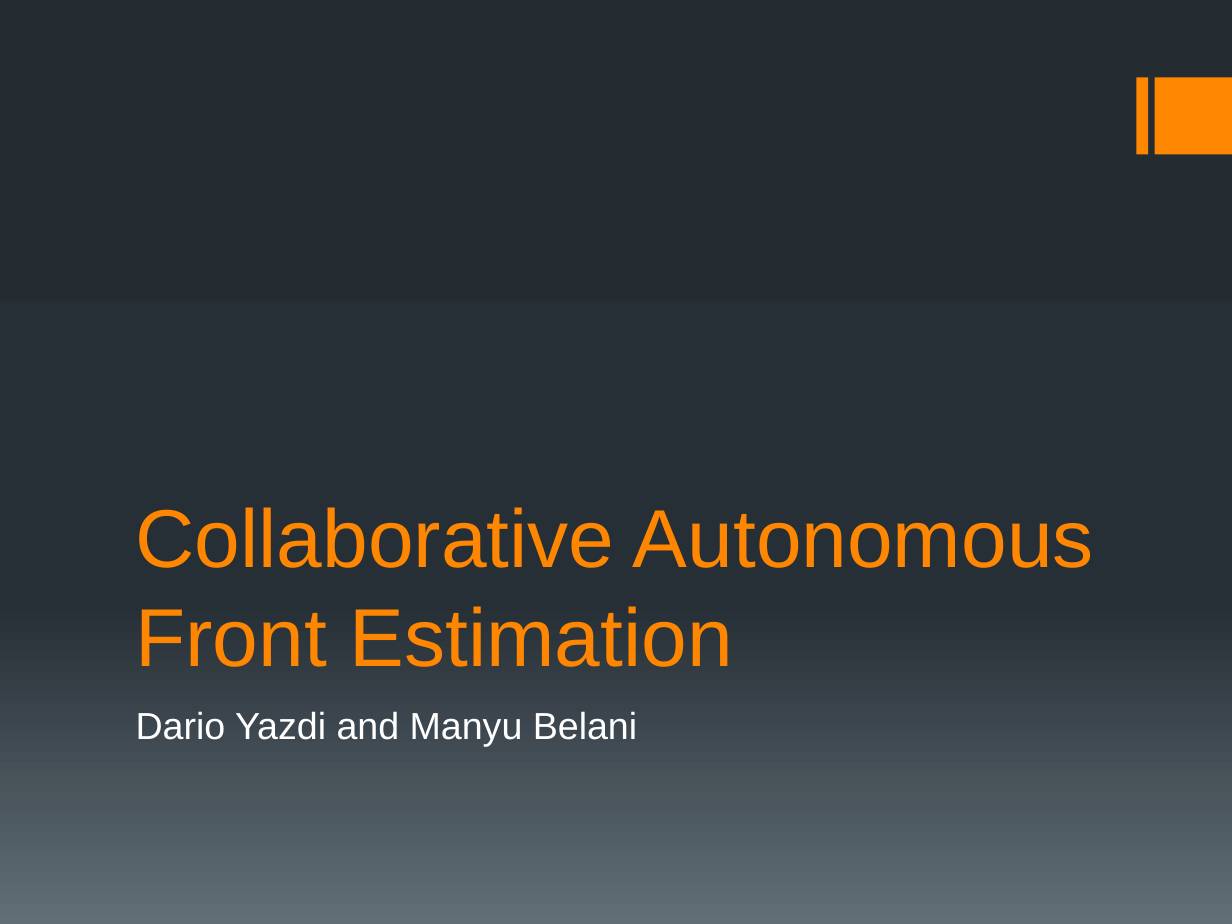
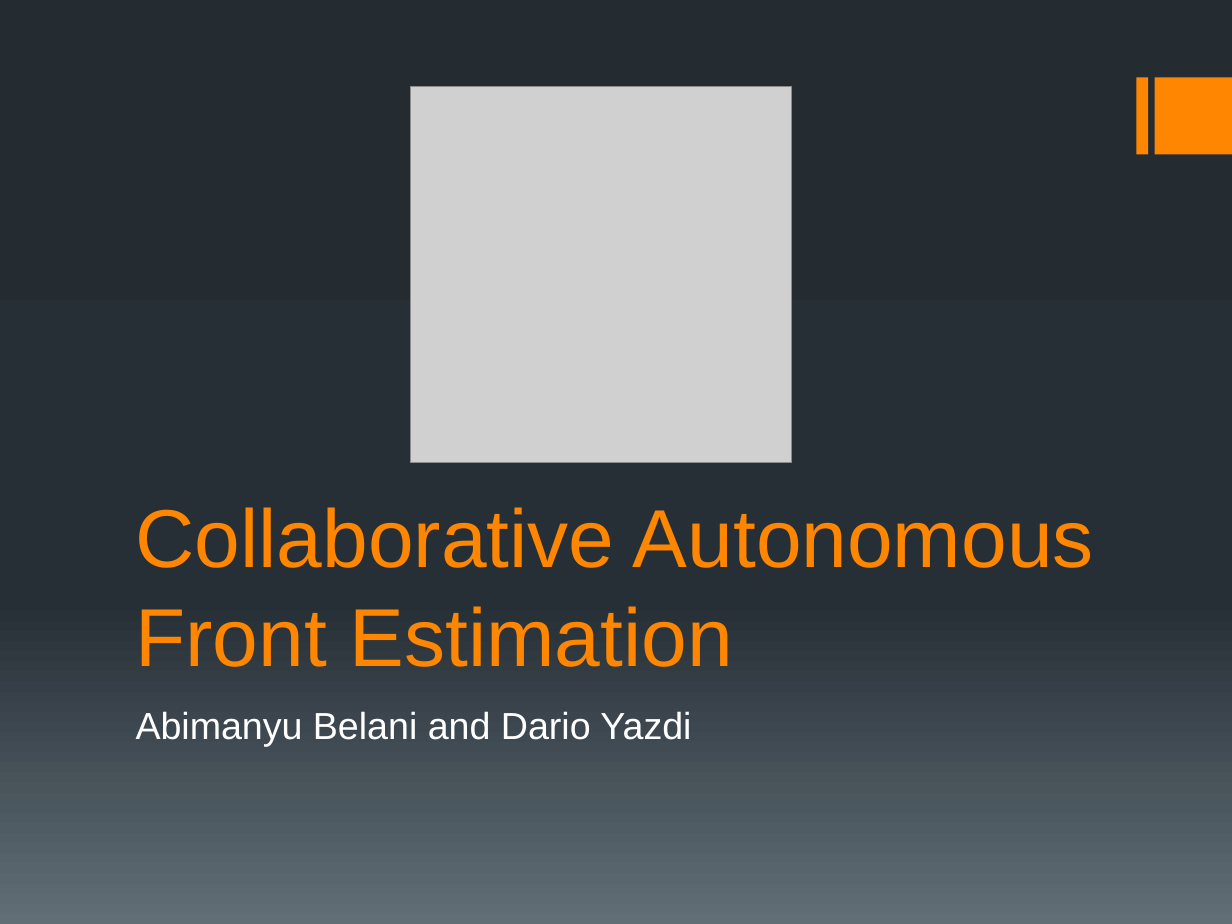
Before and after one commit to manyu79/mi_lab14, a slide deck: slide 1 of missions/FrontEstimate/lab_report/Presentation.pptx. Drawn at 1232x924 pixels with LibreOffice and Linux fonts; fonts in the diff are those of the drawing; grey boxes stand for pictures. Boxes give left, top, right and bottom in pixels: in the first picture for what was removed or moved away, otherwise in the second. Text is boxed around its words. In the diff, an @@ line names an element or a change of style, - is before the commit and + after.

```diff
--- a/missions/FrontEstimate/lab_report/Presentation.pptx
+++ b/missions/FrontEstimate/lab_report/Presentation.pptx
@@ picture added at [410, 86, 791, 462] @@
@@ subtitle at [136, 711, 691, 747]: text changed @@
-Dario Yazdi and Manyu Belani
+Abimanyu Belani and Dario Yazdi
```
Also in this commit, not shown: 1 other slide changed, 2 slides added.
